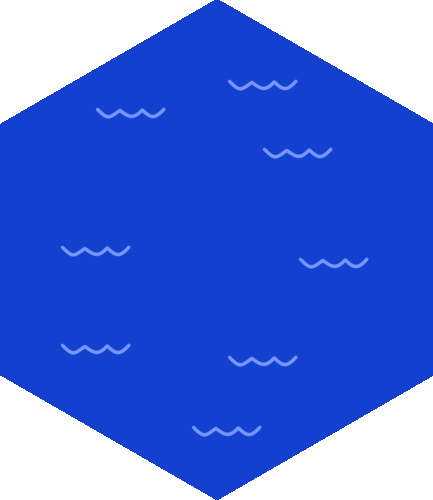
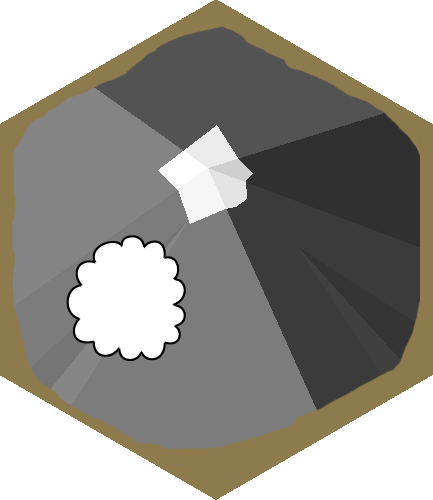
The second (433, 500) image is a revision of the first. Changes to its layers:
added layer "cloud3" above "clouds2" over box(66, 235, 186, 361)
added layer "borderMountain1" above "border3" over box(0, 7, 433, 495)
showed "border" over box(0, 0, 433, 500)
renamed "Layer 41" to "water4", hid it, painted on it over box(60, 79, 369, 437)
removed layer "Layer 40" over box(191, 425, 262, 437)
removed layer "Layer 39" over box(60, 343, 131, 355)
removed layer "Layer 38" over box(95, 107, 166, 119)
removed layer "Layer 37" over box(298, 257, 369, 269)
removed layer "Layer 36" over box(60, 245, 131, 257)
removed layer "Layer 35" over box(227, 355, 298, 367)
removed layer "Layer 34" over box(262, 147, 333, 159)
hid "Layer 6 copy 3" over box(0, 0, 433, 500)
hid "Layer 6 copy 2" over box(0, 0, 433, 500)
added layer "mountain3" above "mountain2" over box(0, 0, 433, 500)
hid "Layer 6 copy" over box(0, 0, 433, 500)
hid "Layer 6" over box(0, 0, 433, 500)
